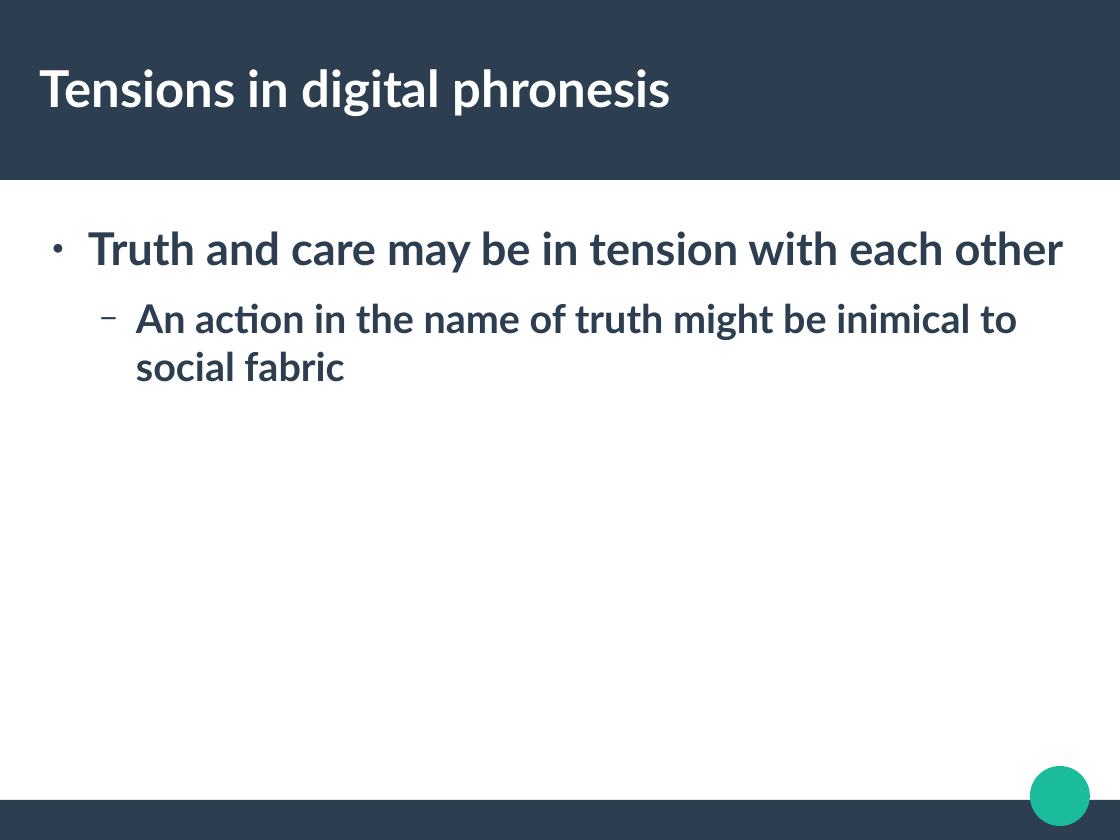
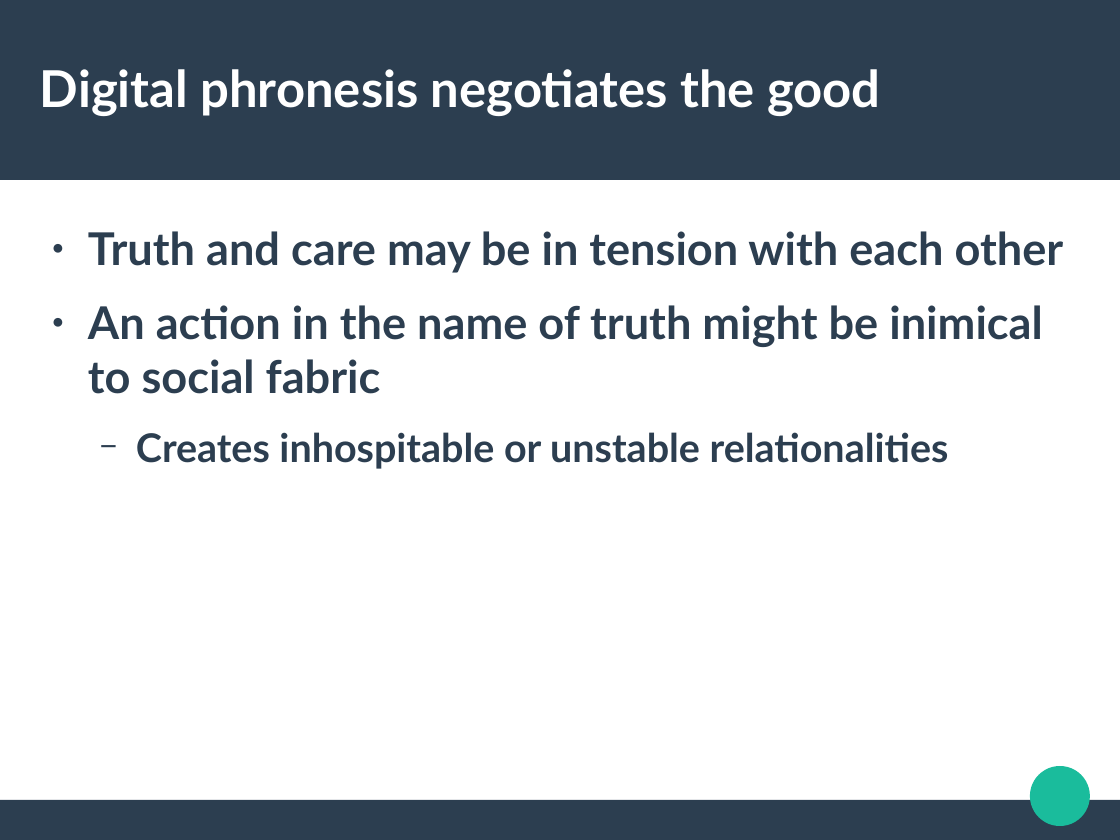
Before and after one commit to rian39/digital_ethics, a slide deck: slide 18 of digital_ethics_slides.odp. Drawn at 1120x840 pixels with LibreOffice and Linux fonts; fonts in the diff are those of the drawing. Boxes give left, top, right and bottom in pixels: in the first picture for what was removed or moved away, otherwise in the second. Text is boxed around its words. In the diff, an @@ line names an element or a change of style, - is before the commit and + after.

```diff
--- a/digital_ethics_slides.odp
+++ b/digital_ethics_slides.odp
@@ title at [40,69,880,116]: text changed @@
-Tensions in digital phronesis
+Digital phronesis negotiates the good
@@ text at [88,305,1043,394]: size 28 to 32 pt in "An action in the name of truth ..."; bullet − to ●; list level 2 to 1 in "An action in the name ..." @@
@@ text at [136,432,949,469]: paragraph added @@
+  − Creates inhospitable or unstable relationalities
```
Also in this commit, not shown: 12 other slides changed, 3 slides removed, 2 other files.
